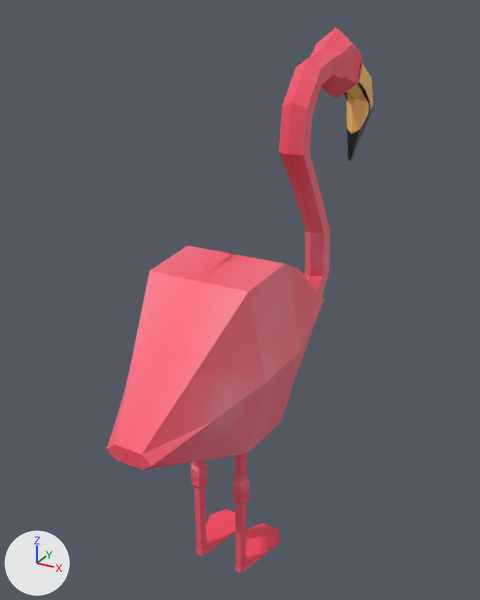
The Blender file Modeling 1/Flamingo.blend: old version first, new version second.
Camera for both pictures: a camera (50 mm lens) standing at (3.52, -5.87, 8.8) and looking at (-0.44, 1.32, 5.2). The lights are fixed; the arrows at lower left show +X, +Y and +Z.

Script lines for the objects in view, before the commit:
```python
me_cube = bpy.data.meshes.new('Cube')
me_cube.from_pydata(...)  # 297 vertices, 304 faces; spans x -0.87..0.87, y -1.66..4.78, z 1.82..8.5
me_cube.materials.append(mat_material)  # picture img_flamingo
ob_cube = bpy.data.objects.new('Cube', me_cube)
ob_cube.location = (-0.04, -0.01, 0.06)
```
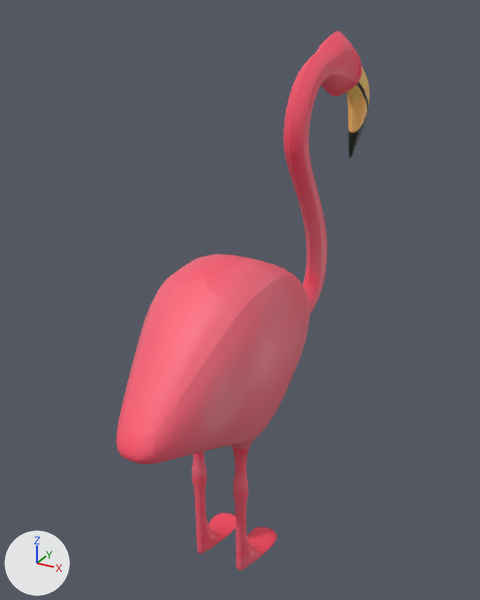
Pixel boxes [x1, y1, x2, y2] of what changed, in the pictures (480 x 600 px):
'Cube', shading changed, modifiers changed: before [107, 27, 373, 573]; after [116, 31, 370, 570]

What changed in the scene script:
```text
Change me_cube:
    where me_cube.from_pydata(...)  # 297 vertices, 304 faces; spans x -0.87..0.87, y -1.66..4.78, z 1.82..8.5
    used by ob_cube; location = (-0.04, -0.01, 0.06)
    me_cube part 1: edges marked sharp go from 0 to 379
Change ob_cube:
    add _m = ob_cube.modifiers.new('Subdivision', 'SUBSURF')
```
